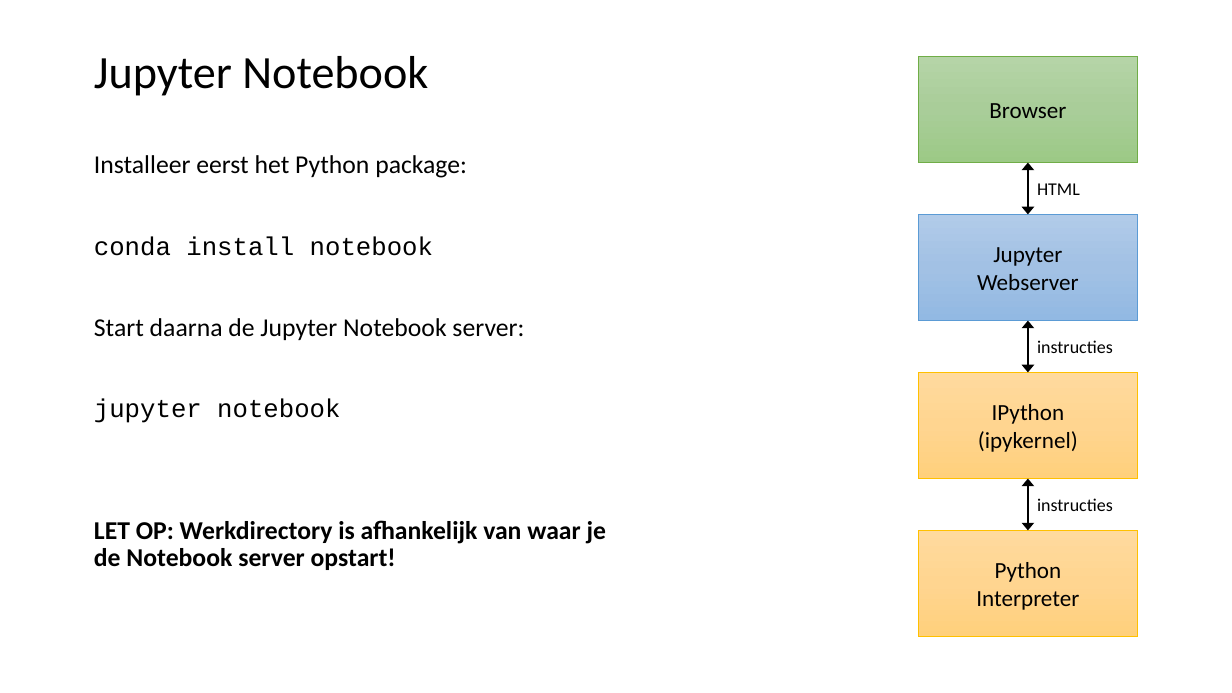
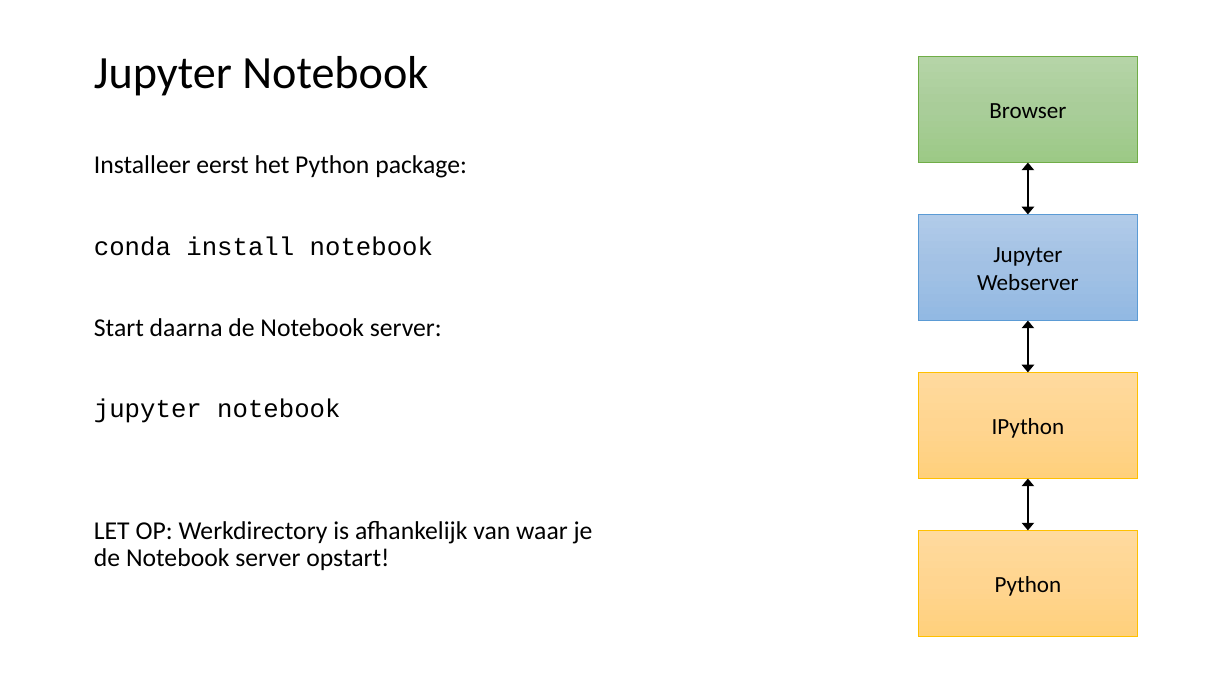
Before and after one commit to LFKoning/knowledge-sharing, a slide deck: slide 20 of python_trainees/1_basics_classes/python_traineeship_1.pptx (slide 19 before the commit). Drawn at 1232x693 pixels with LibreOffice and Linux fonts; fonts in the diff are those of the drawing. Boxes give left, top, right and bottom in pixels: in the first picture for what was removed or moved away, otherwise in the second. Text is boxed around its words. In the diff, an @@ line names an element or a change of style, - is before the commit and + after.

```diff
--- a/python_trainees/1_basics_classes/python_traineeship_1.pptx
+++ b/python_trainees/1_basics_classes/python_traineeship_1.pptx
@@ text removed at (x1=1037, y1=183, x2=1080, y2=195) @@
-HTML
@@ text at (x1=94, y1=318, x2=442, y2=337): text changed @@
-Start daarna de Jupyter Notebook server:
+Start daarna de Notebook server:
@@ text removed at (x1=1037, y1=340, x2=1113, y2=353) @@
-instructies
@@ text in rectangle at (x1=978, y1=431, x2=1078, y2=452): paragraph removed @@
-(ipykernel)
@@ text removed at (x1=1037, y1=498, x2=1113, y2=511) @@
-instructies
@@ text at (x1=94, y1=521, x2=593, y2=570): bold off in "LET OP: Werkdirectory is afhankelijk van waar ..." @@
@@ text in rectangle at (x1=976, y1=591, x2=1079, y2=610): paragraph removed @@
-Interpreter
```
Also in this commit, not shown: 11 other slides changed, 1 slide added, 10 other files.
